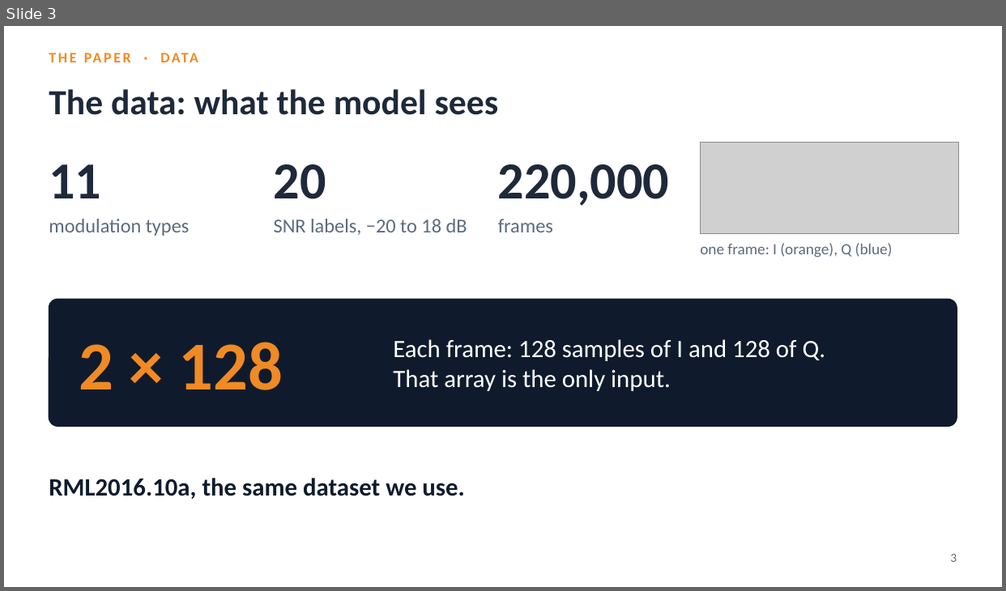
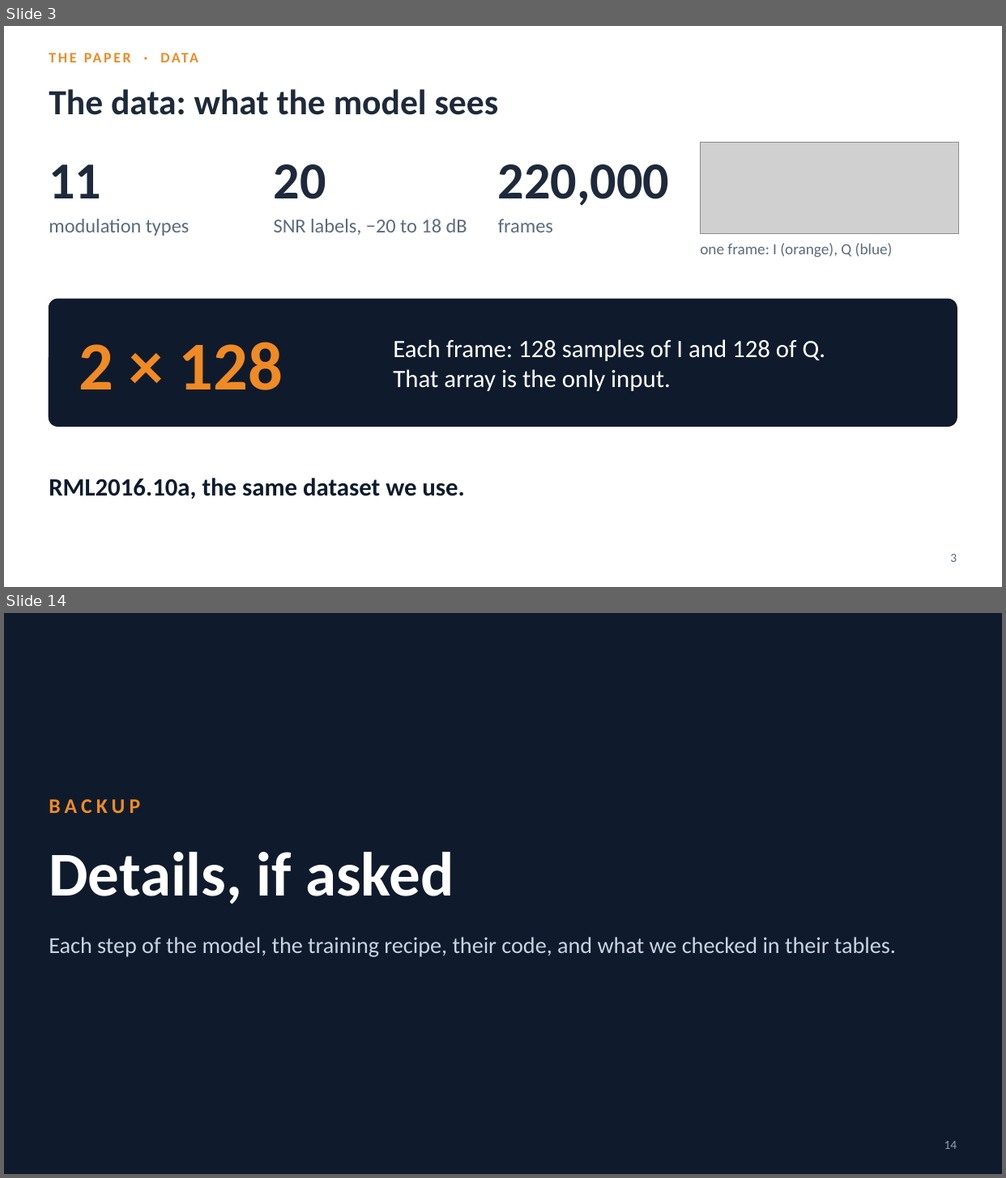
Before and after one commit to YusufBilo78/amc, a slide deck: deck/moshe_paper_icrnna.pptx. Shown one above the other, each under a label of ours: slide 3 before the commit, slides 3 and 14 after it; the slides between them are not shown. The pictures are 1006x591 and 1006x1178 pixels, drawn with LibreOffice and Linux fonts; fonts in the diff are those of the drawing; grey boxes stand for pictures. Boxes give left, top, right and bottom in pixels: in the first picture for what was removed or moved away, otherwise in the second. Text is boxed around its words. In the diff, an @@ line names an element or a change of style, - is before the commit and + after.

```diff
--- a/deck/moshe_paper_icrnna.pptx
+++ b/deck/moshe_paper_icrnna.pptx
@@ slide 14 added at [4, 613, 1002, 1174], background #0F1B2D @@
@@ text added at [49, 799, 140, 813], 20 pt, text #F08A24, bold @@
+BACKUP
@@ text added at [49, 852, 454, 905], 60 pt, text #FFFFFF, bold @@
+Details, if asked
@@ text added at [49, 937, 896, 957], 22 pt, text #C9D3E0 @@
+Each step of the model, the training recipe, their code, and what we checked in their tables.
@@ text added at [944, 1141, 957, 1149], 12 pt, text #8FA0B5 @@
+14
```
Also in this commit, not shown: 18 slides changed, 5 other slides added, 4 slides removed, 4 other files.
